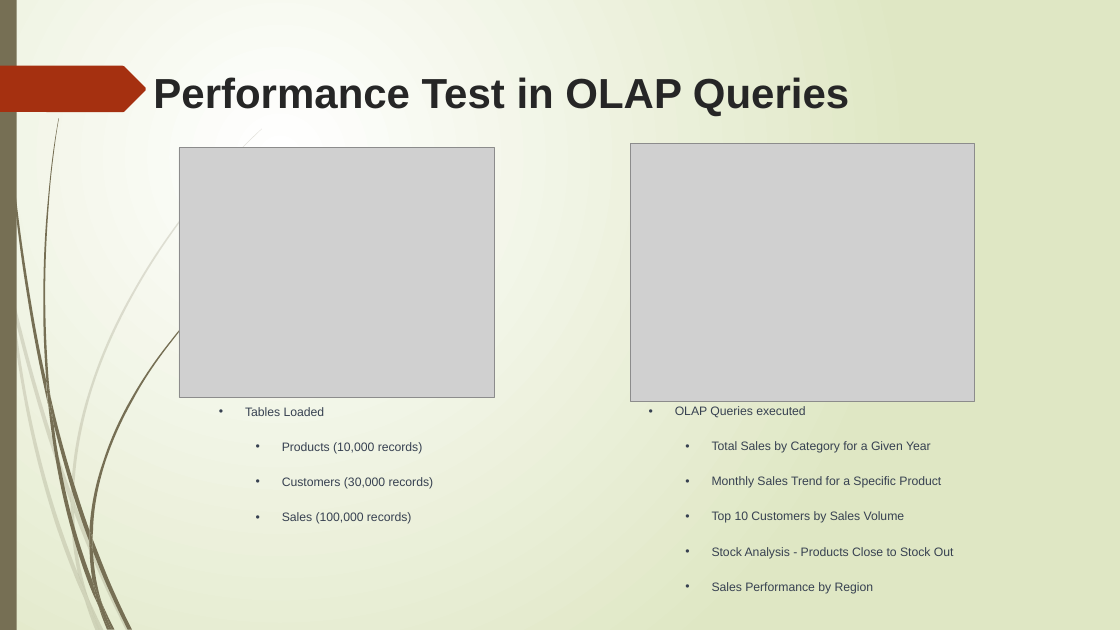
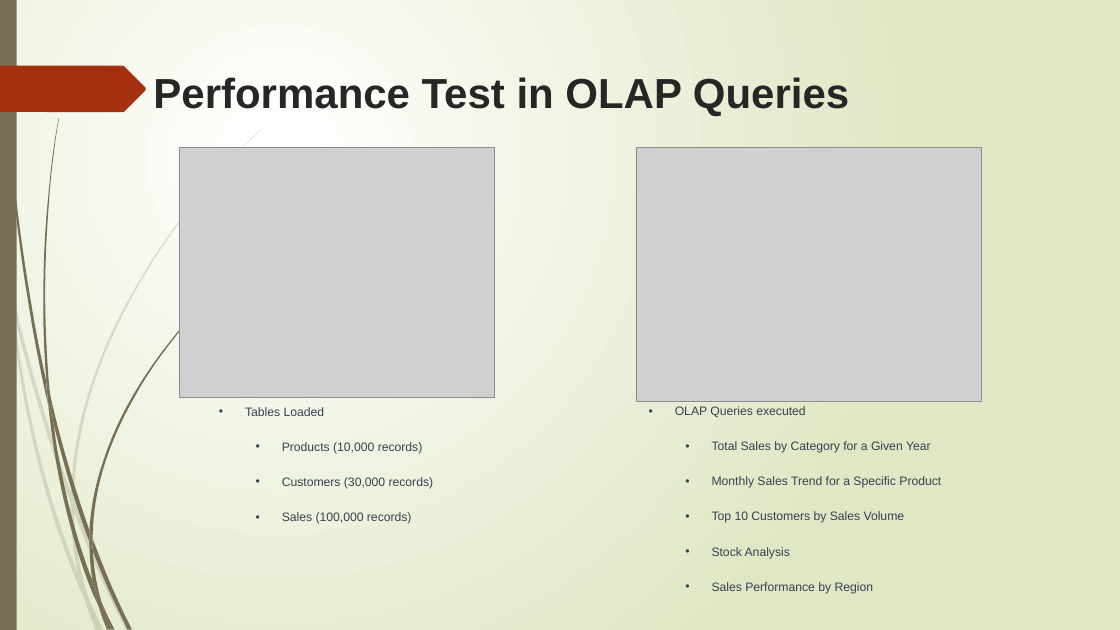
Before and after one commit to SonyShrestha/ADB_YCSB_YugabyteDB_CockroachDB, a slide deck: slide 34 of INFOH415.pptx (slide 29 before the commit). Drawn at 1120x630 pixels with LibreOffice and Linux fonts; fonts in the diff are those of the drawing; grey boxes stand for pictures. Boxes give left, top, right and bottom in pixels: in the first picture for what was removed or moved away, otherwise in the second. Text is boxed around its words. In the diff, an @@ line names an element or a change of style, - is before the commit and + after.

```diff
--- a/INFOH415.pptx
+++ b/INFOH415.pptx
@@ picture: place and size @@
-picture at [631,144,975,402]
+picture at [636,148,981,402]
@@ text at [712,547,790,559]: text changed @@
-  • Stock Analysis - Products Close to Stock Out
+  • Stock Analysis
```
Also in this commit, not shown: 7 other slides changed, 5 slides added, 11 other files.
